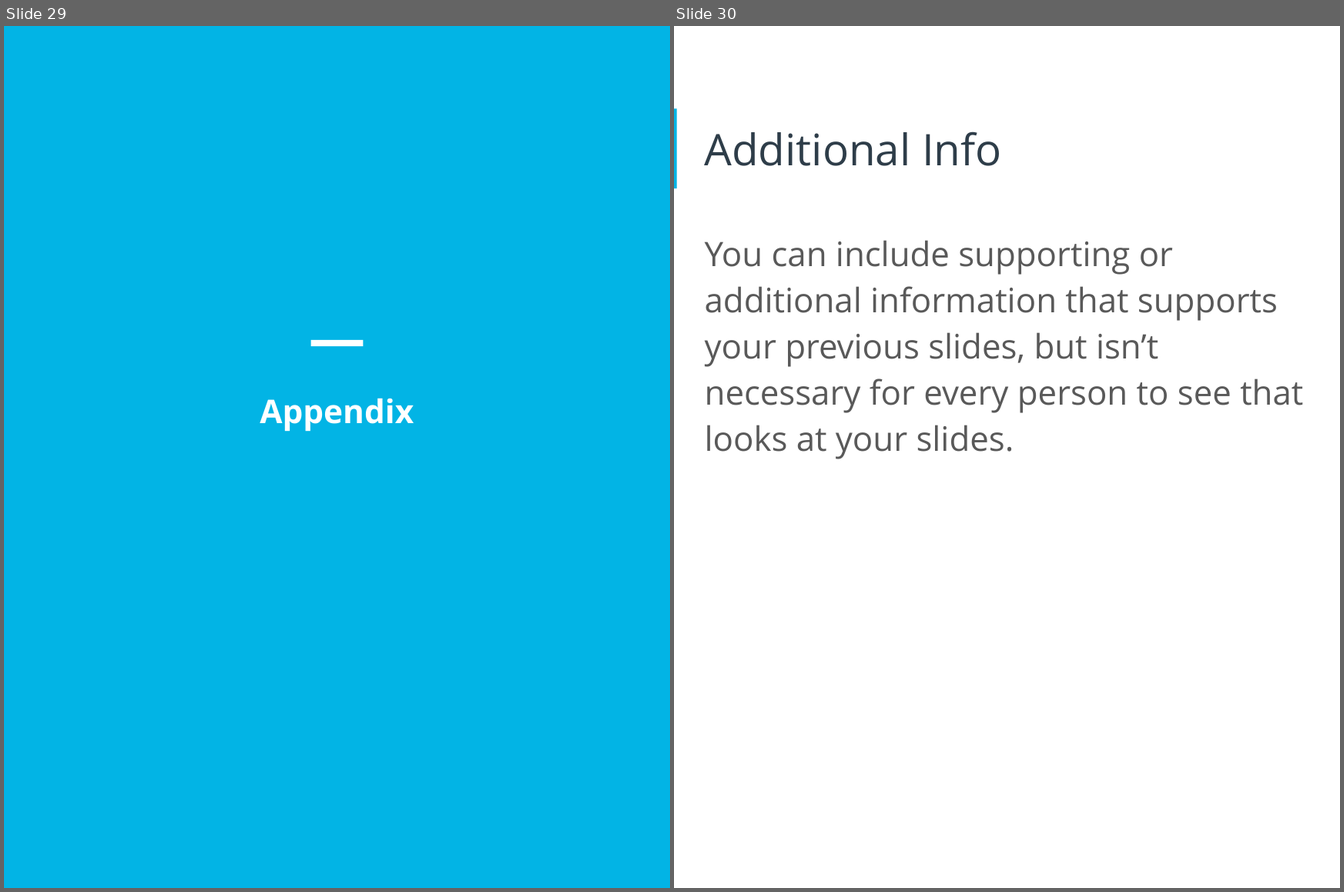
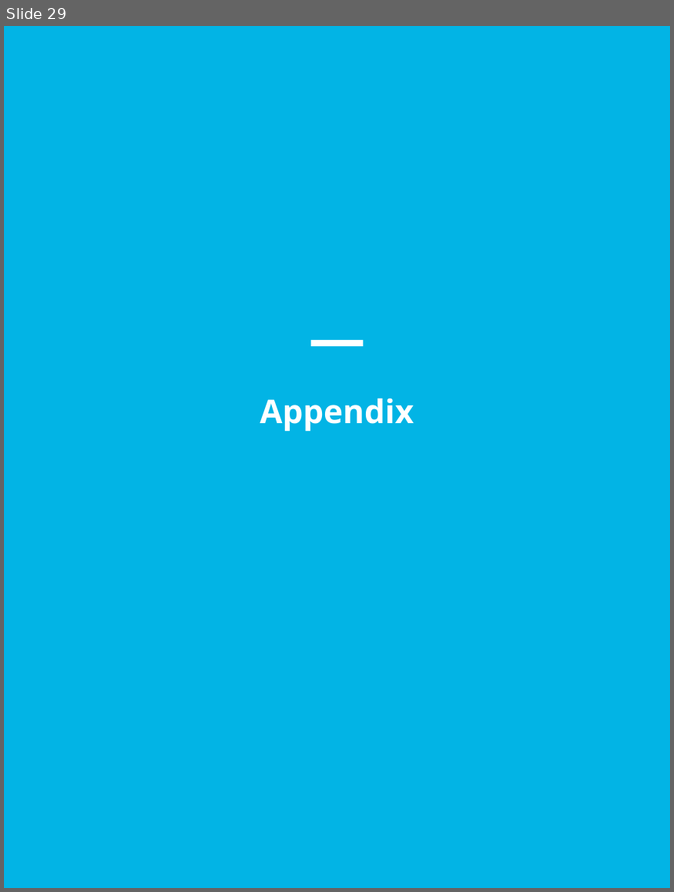
Before and after one commit to Polyhistor/HR-Database-Design, a slide deck: starter-template (1).pptx. Shown side by side, each under a label of ours: slides 29 and 30 before the commit, slide 29 after it. The pictures are 1344x892 and 674x892 pixels, drawn with LibreOffice and Linux fonts; fonts in the diff are those of the drawing. Boxes give left, top, right and bottom in pixels: in the first picture for what was removed or moved away, otherwise in the second. Text is boxed around its words. In the diff, an @@ line names an element or a change of style, - is before the commit and + after.

```diff
--- a/starter-template (1).pptx
+++ b/starter-template (1).pptx
@@ slide 30 removed at (674,26,1340,888), background #FFFFFF @@
@@ rectangle removed at (674,108,677,188) @@
@@ title removed at (705,131,1002,166) @@
-Additional Info
@@ text removed at (705,240,1303,460) @@
-You can include supporting or additional information that supports your previous slides, but isn’t necessary for every person to see that looks at your slides.
```
Also in this commit, not shown: 5 slides changed, 1 slide added, 4 other files.
